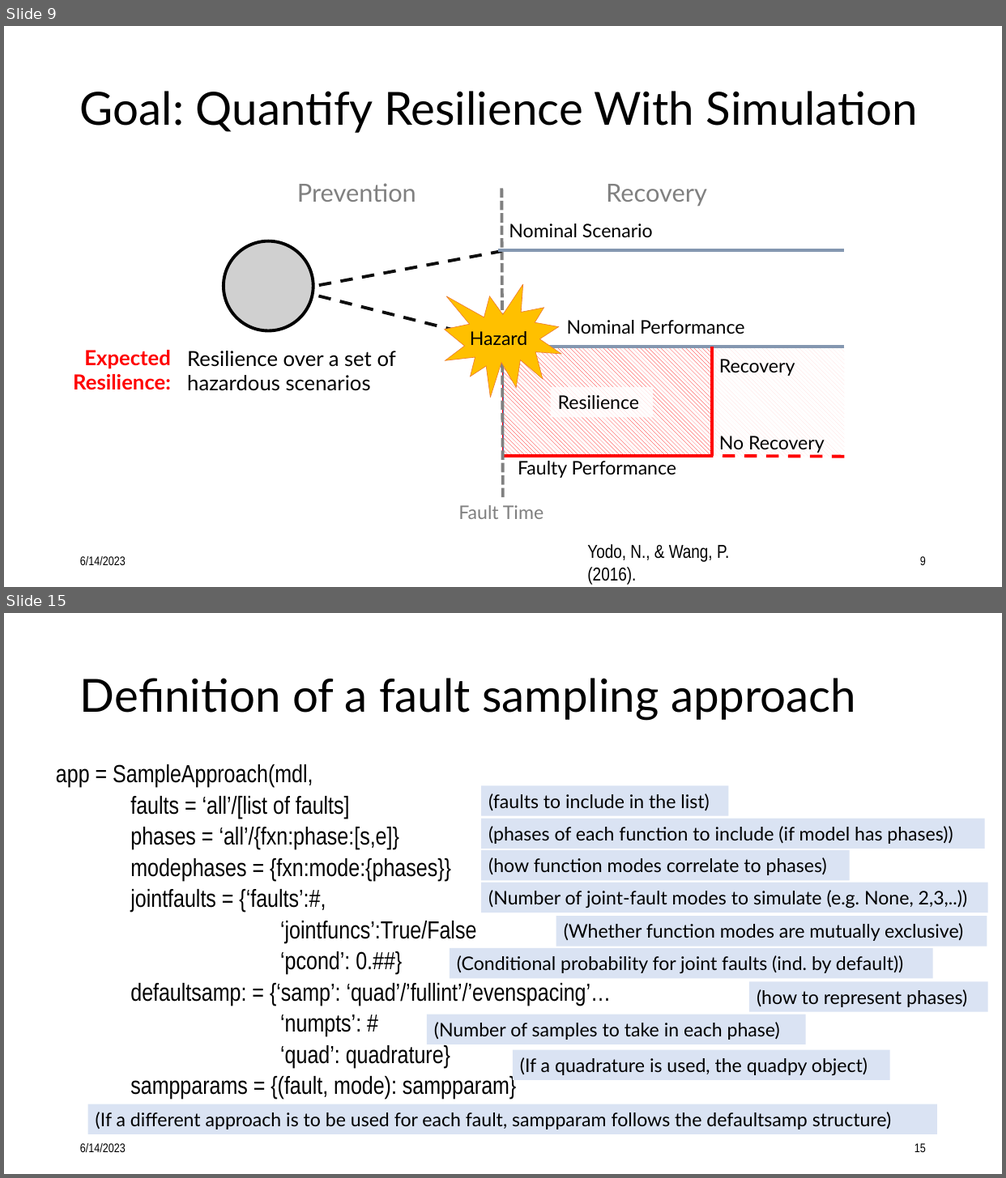
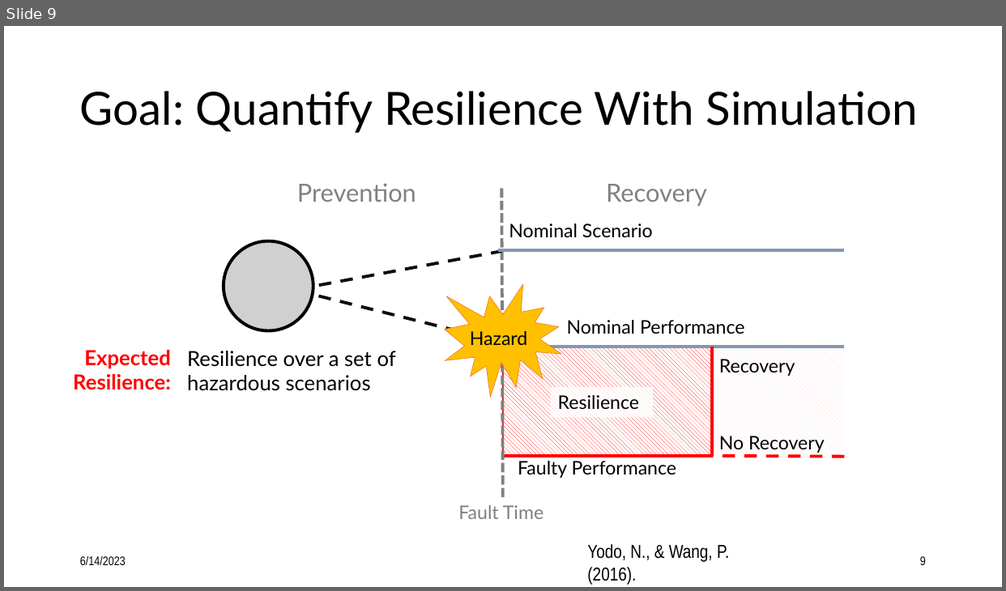
Before and after one commit to nasa/fmdtools, a slide deck: docs/figures/powerpoint_figures.pptx. Shown one above the other, each under a label of ours: slides 9 and 15 before the commit, slide 9 after it; the slides between them are not shown. The pictures are 1006x1178 and 1006x591 pixels, drawn with LibreOffice and Linux fonts; fonts in the diff are those of the drawing; grey boxes stand for pictures. Boxes give left, top, right and bottom in pixels: in the first picture for what was removed or moved away, otherwise in the second. Text is boxed around its words. In the diff, an @@ line names an element or a change of style, - is before the commit and + after.

```diff
--- a/docs/figures/powerpoint_figures.pptx
+++ b/docs/figures/powerpoint_figures.pptx
@@ slide 15 removed at <box>4,613,1002,1174</box>, background #FFFFFF @@
@@ title removed at <box>80,678,856,720</box> @@
-Definition of a fault sampling approach
@@ text removed at <box>56,764,612,1100</box> @@
-app = SampleApproach(mdl,
-faults = ‘all’/[list of faults]
-phases = ‘all’/{fxn:phase:[s,e]}
-modephases = {fxn:mode:{phases}}
-jointfaults = {‘faults’:#,
-‘jointfuncs’:True/False
-‘pcond’: 0.##}
-defaultsamp: = {‘samp’: ‘quad’/’fullint’/’evenspacing’…
-‘numpts’: #
-‘quad’: quadrature}
-sampparams = {(fault, mode): sampparam}
@@ rectangle removed at <box>482,786,729,815</box> @@
-(faults to include in the list)
@@ rectangle removed at <box>482,819,986,849</box> @@
-(phases of each function to include (if model has phases))
@@ text removed at <box>488,858,827,875</box> @@
-(how function modes correlate to phases)
@@ text removed at <box>488,890,967,909</box> @@
-(Number of joint-fault modes to simulate (e.g. None, 2,3,..))
@@ rectangle removed at <box>556,916,987,946</box> @@
-(Whether function modes are mutually exclusive)
@@ rectangle removed at <box>450,948,933,978</box> @@
-(Conditional probability for joint faults (ind. by default))
@@ rectangle removed at <box>750,982,988,1012</box> @@
-(how to represent phases)
@@ rectangle removed at <box>427,1014,806,1044</box> @@
-(Number of samples to take in each phase)
@@ rectangle removed at <box>513,1050,889,1080</box> @@
-(If a quadrature is used, the quadpy object)
@@ rectangle removed at <box>88,1105,938,1135</box> @@
-(If a different approach is to be used for each fault, sampparam follows the defaultsamp structure)
@@ text removed at <box>80,1144,126,1152</box> @@
-6/14/2023
@@ page number removed at <box>914,1144,926,1152</box> @@
-15
```
Also in this commit, not shown: 2 slides changed, 13 other slides removed, 8 other files.
